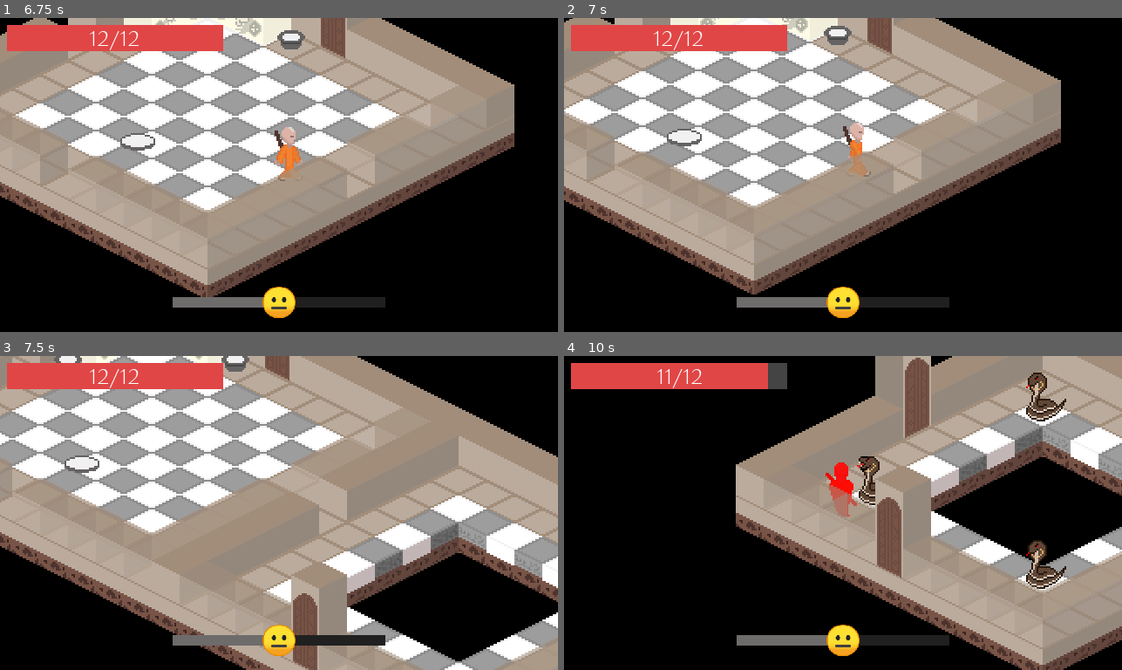
Above: before the commit, frames 1-4 (two rows, left to right).
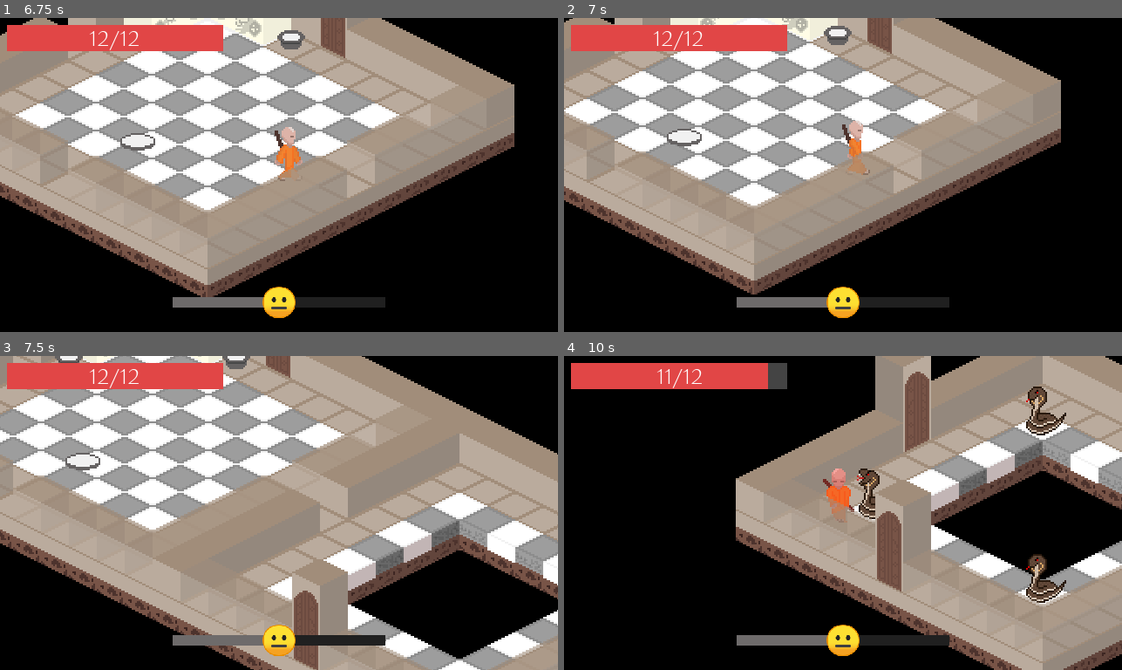
Above: after the commit, the same moments.

Repository: ColmeiaUDESC/gamejaaj6
Game: Godot game, scene res://Cenas/MenuPrincipal.tscn
The game is run twice, just before and just after one commit, with the same random seed, the same clock (stepped at 60 frames per second) and the same inputs.
Inputs (mouse positions are in pixels of both pictures, inside the frame that each line leads up to):
- Up to frame 1 (6.75 s): click "Jogar" at 0.5 s; click "Voltar" at 1.25 s; click "Jogar" at 2 s; click "Save 1" at 2.75 s; click "Novo Jogo" at 3.5 s; click "Novo Jogo" at 4.25 s; tap Enter at 5 s; move the mouse to (401, 159) at 5.02 s; hold D (andar_pra_direita) 5.03-5.78 s; click (401, 159) at 5.1 s; move the mouse to (167, 190) at 5.77 s; hold S (andar_pra_baixo) 5.78-6.53 s; right-click (167, 190) at 5.85 s; move the mouse to (334, 105) at 6.52 s; hold D (andar_pra_direita) from 6.53 s (still down); hold Enter from 6.53 s (still down)
- Up to frame 2 (7 s): keep holding D (andar_pra_direita); keep holding Enter
- Up to frame 3 (7.5 s): move the mouse to (251, 575) at 7.27 s; release D (andar_pra_direita) at 7.28 s; release Enter at 7.28 s; hold W (andar_pra_cima) from 7.28 s (still down); click (251, 575) at 7.35 s
- Up to frame 4 (10 s): move the mouse to (1010, 560) at 8.02 s; release W (andar_pra_cima) at 8.03 s; hold Right mouse button (ataque_purificacao) 8.03-8.78 s; hold A (andar_pra_esquerda) 8.03-9.53 s; move the mouse to (675, 465) at 8.77 s; tap Enter at 8.85 s; move the mouse to (870, 513) at 9.52 s; hold S (andar_pra_baixo) from 9.53 s (still down); click (870, 513) at 9.6 s

Frame 1 is identical in both runs. In frame 2, 0.1% of the frame differs, in the area x 49-55%, y 32-51%; in frame 3, 12%; in frame 4, 23%, in the area x 30-100%, y 0-100%.

Commit message:
Finalizar alterações nas colisões

Diff:
--- a/Instanciaveis/Estados/Inimigo/PrepararAtaque.gd
+++ b/Instanciaveis/Estados/Inimigo/PrepararAtaque.gd
@@ -32,7 +32,11 @@
 	if not timer.is_stopped():
 		movimento = (dir_pulo * velocidade_pulo) * delta
 		movimento = inimigo.move_and_slide(movimento)
-		if raycast.get_collider() == inimigo.jogador and not colidido:
+		var colisor = raycast.get_collider()
+		if not colisor or not "personagem" in raycast.get_collider():
+			return
+		var jogador = colisor.personagem
+		if jogador == inimigo.jogador and not colidido:
 			colidido = true
 			inimigo.jogador.inflige_dano(dano)
 
@@ -42,7 +46,7 @@
 		sprite.disconnect("animation_finished", self, "_ao_animacao_terminar")
 	if timer.is_connected("timeout", self, "_ao_timer_finalizar"):
 		timer.disconnect("timeout", self, "_ao_timer_finalizar")
-	inimigo.setar_colisao(true)
+	inimigo.setar_colisao_jogador(true)
 
 
 func _ao_timer_finalizar():
@@ -58,7 +62,7 @@
 		timer.start()
 		timer.connect("timeout", self, "_ao_timer_finalizar")
 
-		inimigo.setar_colisao(false)
+		inimigo.setar_colisao_jogador(false)
 		raycast.cast_to = dir_pulo * distancia_raycast_dano
 
 		emit_signal("pulo_iniciou")
--- a/Instanciaveis/Inimigos/Cobra.tscn
+++ b/Instanciaveis/Inimigos/Cobra.tscn
@@ -26,14 +26,14 @@
 
 [sub_resource type="SpriteFrames" id=2]
 animations = [ {
+"frames": [ ExtResource( 9 ), ExtResource( 6 ), ExtResource( 8 ), ExtResource( 10 ) ],
+"loop": true,
+"name": "atacando",
+"speed": 5.0
+}, {
 "frames": [ ExtResource( 3 ), ExtResource( 4 ), ExtResource( 5 ), ExtResource( 2 ) ],
 "loop": true,
 "name": "parado",
-"speed": 5.0
-}, {
-"frames": [ ExtResource( 9 ), ExtResource( 6 ), ExtResource( 8 ), ExtResource( 10 ) ],
-"loop": true,
-"name": "atacando",
 "speed": 5.0
 }, {
 "frames": [ ExtResource( 3 ), ExtResource( 4 ), ExtResource( 5 ), ExtResource( 2 ) ],
@@ -57,9 +57,6 @@
 animation = "parado"
 playing = false
 
-[node name="SomAtacar" parent="." index="2"]
-stream = ExtResource( 14 )
-
 [node name="Visao" type="Area2D" parent="." index="3"]
 position = Vector2( 0, -6 )
 collision_layer = 0
@@ -71,7 +68,10 @@
 [node name="OuvinteDeEventos" type="Node" parent="." index="4"]
 script = ExtResource( 12 )
 
-[node name="GerenciadorEstados" parent="." index="7"]
+[node name="SomAtacar" parent="." index="5"]
+stream = ExtResource( 14 )
+
+[node name="GerenciadorEstados" parent="." index="8"]
 estado_inicial = "Padrao"
 
 [node name="Padrao" type="Node" parent="GerenciadorEstados" index="2"]
--- a/Instanciaveis/Inimigos/Inimigo.tscn
+++ b/Instanciaveis/Inimigos/Inimigo.tscn
@@ -1,9 +1,10 @@
-[gd_scene load_steps=12 format=2]
+[gd_scene load_steps=13 format=2]
 
 [ext_resource path="res://Instanciaveis/Scripts/Inimigo.gd" type="Script" id=1]
 [ext_resource path="res://Conteudos/Musicas/Ataques/Padrão/Hit1.wav" type="AudioStream" id=2]
 [ext_resource path="res://Conteudos/Musicas/Ataques/Padrão/Hit5.wav" type="AudioStream" id=3]
 [ext_resource path="res://Instanciaveis/Estados/GerenciadorEstados.tscn" type="PackedScene" id=4]
+[ext_resource path="res://Instanciaveis/Scripts/Hitbox.gd" type="Script" id=5]
 [ext_resource path="res://Instanciaveis/Estados/Inimigo/Aguardo.tscn" type="PackedScene" id=6]
 [ext_resource path="res://Instanciaveis/SpritePersonagem.tscn" type="PackedScene" id=8]
 [ext_resource path="res://Conteudos/Shaders/ShaderPersonagem.shader" type="Shader" id=9]
@@ -42,6 +43,15 @@
 [node name="Colisao" type="CollisionShape2D" parent="."]
 shape = SubResource( 2 )
 
+[node name="Hitbox" type="Area2D" parent="."]
+collision_layer = 64
+collision_mask = 0
+monitoring = false
+script = ExtResource( 5 )
+
+[node name="FormatoColisao" type="CollisionShape2D" parent="Hitbox"]
+shape = SubResource( 3 )
+
 [node name="SomAtacar" type="AudioStreamPlayer2D" parent="."]
 
 [node name="SomDanoOffensivo" type="AudioStreamPlayer2D" parent="."]
@@ -55,11 +65,3 @@
 [node name="Purificado" parent="GerenciadorEstados" instance=ExtResource( 6 )]
 
 [node name="Parado" parent="GerenciadorEstados" instance=ExtResource( 10 )]
-
-[node name="Hitbox" type="Area2D" parent="."]
-collision_layer = 64
-collision_mask = 0
-monitoring = false
-
-[node name="FormatoColisao" type="CollisionShape2D" parent="Hitbox"]
-shape = SubResource( 3 )
--- a/Instanciaveis/Inimigos/Rato.tscn
+++ b/Instanciaveis/Inimigos/Rato.tscn
@@ -38,19 +38,29 @@
 
 [sub_resource type="SpriteFrames" id=2]
 animations = [ {
-"frames": [ ExtResource( 6 ), ExtResource( 4 ) ],
-"loop": true,
-"name": "ataque_frente",
-"speed": 8.0
-}, {
 "frames": [ ExtResource( 22 ) ],
 "loop": true,
 "name": "parado",
 "speed": 5.0
 }, {
+"frames": [ ExtResource( 14 ), ExtResource( 25 ), ExtResource( 21 ), ExtResource( 23 ) ],
+"loop": true,
+"name": "andando_lado",
+"speed": 8.0
+}, {
 "frames": [ ExtResource( 15 ), ExtResource( 6 ), ExtResource( 4 ), ExtResource( 20 ) ],
 "loop": true,
 "name": "andando_frente",
+"speed": 8.0
+}, {
+"frames": [ ExtResource( 25 ), ExtResource( 21 ) ],
+"loop": true,
+"name": "ataque_lado",
+"speed": 8.0
+}, {
+"frames": [ ExtResource( 6 ), ExtResource( 4 ) ],
+"loop": true,
+"name": "ataque_frente",
 "speed": 8.0
 }, {
 "frames": [ ExtResource( 17 ), ExtResource( 10 ), ExtResource( 24 ), ExtResource( 9 ) ],
@@ -58,25 +68,15 @@
 "name": "andando_costas",
 "speed": 8.0
 }, {
+"frames": [ ExtResource( 18 ), ExtResource( 12 ), ExtResource( 13 ), ExtResource( 19 ), ExtResource( 16 ) ],
+"loop": true,
+"name": "carregando_ataque",
+"speed": 10.0
+}, {
 "frames": [ ExtResource( 10 ), ExtResource( 24 ) ],
 "loop": true,
 "name": "ataque_costas",
 "speed": 8.0
-}, {
-"frames": [ ExtResource( 14 ), ExtResource( 25 ), ExtResource( 21 ), ExtResource( 23 ) ],
-"loop": true,
-"name": "andando_lado",
-"speed": 8.0
-}, {
-"frames": [ ExtResource( 25 ), ExtResource( 21 ) ],
-"loop": true,
-"name": "ataque_lado",
-"speed": 8.0
-}, {
-"frames": [ ExtResource( 18 ), ExtResource( 12 ), ExtResource( 13 ), ExtResource( 19 ), ExtResource( 16 ) ],
-"loop": true,
-"name": "carregando_ataque",
-"speed": 10.0
 } ]
 
 [sub_resource type="CircleShape2D" id=5]
@@ -94,24 +94,11 @@
 frames = SubResource( 2 )
 animation = "parado"
 
-[node name="SomAtacar" parent="." index="2"]
-stream = ExtResource( 3 )
-
 [node name="OuvinteDeEventos" type="Node" parent="." index="3"]
 script = ExtResource( 5 )
 
-[node name="Aguardo" parent="GerenciadorEstados" index="0" instance=ExtResource( 2 )]
-
-[node name="AtaquePulo" parent="GerenciadorEstados" index="1" instance=ExtResource( 1 )]
-script = ExtResource( 26 )
-velocidade_pulo = 7000.0
-caminho_raycast = NodePath("../../RayCast2D")
-
-[node name="Timer" type="Timer" parent="GerenciadorEstados/AtaquePulo" index="0"]
-wait_time = 0.5
-one_shot = true
-
-[node name="Seguir" parent="GerenciadorEstados" index="2" instance=ExtResource( 8 )]
+[node name="SomAtacar" parent="." index="4"]
+stream = ExtResource( 3 )
 
 [node name="Visao" type="Area2D" parent="." index="7"]
 position = Vector2( 0, -6 )
@@ -132,12 +119,27 @@
 [node name="RayCast2D" type="RayCast2D" parent="." index="9"]
 enabled = true
 cast_to = Vector2( 0, 0 )
-collision_mask = 2
+collision_mask = 128
+collide_with_areas = true
+collide_with_bodies = false
+
+[node name="Aguardo" parent="GerenciadorEstados" index="0" instance=ExtResource( 2 )]
+
+[node name="AtaquePulo" parent="GerenciadorEstados" index="1" instance=ExtResource( 1 )]
+script = ExtResource( 26 )
+velocidade_pulo = 7000.0
+caminho_raycast = NodePath("../../RayCast2D")
+
+[node name="Timer" type="Timer" parent="GerenciadorEstados/AtaquePulo" index="0"]
+wait_time = 0.5
+one_shot = true
+
+[node name="Seguir" parent="GerenciadorEstados" index="2" instance=ExtResource( 8 )]
 
 [connection signal="animation_finished" from="Sprite" to="." method="_on_Sprite_animation_finished"]
-[connection signal="pulo_finalizou" from="GerenciadorEstados/AtaquePulo" to="OuvinteDeEventos" method="_on_AtaquePulo_pulo_finalizou"]
-[connection signal="pulo_iniciou" from="GerenciadorEstados/AtaquePulo" to="SomAtacar" method="play"]
 [connection signal="body_entered" from="Visao" to="OuvinteDeEventos" method="_on_Visao_body_entered"]
 [connection signal="body_exited" from="Visao" to="OuvinteDeEventos" method="_on_Visao_body_exited"]
 [connection signal="body_entered" from="Area_de_ataque" to="OuvinteDeEventos" method="_on_Area_de_ataque_body_entered"]
 [connection signal="body_exited" from="Area_de_ataque" to="OuvinteDeEventos" method="_on_Area_de_ataque_body_exited"]
+[connection signal="pulo_finalizou" from="GerenciadorEstados/AtaquePulo" to="OuvinteDeEventos" method="_on_AtaquePulo_pulo_finalizou"]
+[connection signal="pulo_iniciou" from="GerenciadorEstados/AtaquePulo" to="SomAtacar" method="play"]
--- a/Instanciaveis/Jogador.tscn
+++ b/Instanciaveis/Jogador.tscn
@@ -28,7 +28,11 @@
 [ext_resource path="res://Assets/Sprites/Monk/monk13.png" type="Texture" id=26]
 [ext_resource path="res://Assets/Sprites/Monk/monk16.png" type="Texture" id=27]
 [ext_resource path="res://Assets/Sprites/Monk/monk17.png" type="Texture" id=28]
+[ext_resource path="res://Instanciaveis/Scripts/Hitbox.gd" type="Script" id=29]
 [ext_resource path="res://Assets/Sprites/Monk/monk20.png" type="Texture" id=30]
+
+[sub_resource type="CircleShape2D" id=7]
+radius = 7.0
 
 [sub_resource type="ShaderMaterial" id=1]
 resource_local_to_scene = true
@@ -46,6 +50,16 @@
 "name": "parado",
 "speed": 5.0
 }, {
+"frames": [ ExtResource( 26 ), ExtResource( 24 ) ],
+"loop": true,
+"name": "atacando_frente",
+"speed": 8.0
+}, {
+"frames": [ ExtResource( 22 ), ExtResource( 18 ), ExtResource( 14 ), ExtResource( 2 ) ],
+"loop": true,
+"name": "andando_lado",
+"speed": 5.0
+}, {
 "frames": [ ExtResource( 28 ), ExtResource( 20 ) ],
 "loop": true,
 "name": "atacando_costas",
@@ -61,24 +75,14 @@
 "name": "atacando_lado",
 "speed": 8.0
 }, {
-"frames": [ ExtResource( 19 ), ExtResource( 12 ), ExtResource( 13 ), ExtResource( 12 ) ],
-"loop": true,
-"name": "andando_costas",
-"speed": 5.0
-}, {
 "frames": [ ExtResource( 25 ), ExtResource( 30 ) ],
 "loop": true,
 "name": "rezando",
 "speed": 3.0
 }, {
-"frames": [ ExtResource( 26 ), ExtResource( 24 ) ],
-"loop": true,
-"name": "atacando_frente",
-"speed": 8.0
-}, {
-"frames": [ ExtResource( 22 ), ExtResource( 18 ), ExtResource( 14 ), ExtResource( 2 ) ],
-"loop": true,
-"name": "andando_lado",
+"frames": [ ExtResource( 19 ), ExtResource( 12 ), ExtResource( 13 ), ExtResource( 12 ) ],
+"loop": true,
+"name": "andando_costas",
 "speed": 5.0
 } ]
 
@@ -153,8 +157,17 @@
 velocidade = 3000.0
 
 [node name="Colisao" type="CollisionPolygon2D" parent="."]
-position = Vector2( 0, -4 )
 polygon = PoolVector2Array( -4, 4, -8, 2, -8, -1, 0, -2, 8, -1, 8, 1, 4, 4 )
+
+[node name="Hitbox" type="Area2D" parent="."]
+position = Vector2( 0, -5 )
+collision_layer = 128
+collision_mask = 0
+monitoring = false
+script = ExtResource( 29 )
+
+[node name="FormatoColisao" type="CollisionShape2D" parent="Hitbox"]
+shape = SubResource( 7 )
 
 [node name="Sprite" parent="." instance=ExtResource( 6 )]
 material = SubResource( 1 )
--- a/Instanciaveis/Projeteis/Projetil.gd
+++ b/Instanciaveis/Projeteis/Projetil.gd
@@ -14,7 +14,7 @@
 	var sprite := $DeslocamentoSprite/Sprite
 
 	var flipar = abs(direcao.angle()) >= PI * .5
-	deslocamento_sprite.rotation = direcao.angle() + (PI * .5 if flipar else 0)
+	deslocamento_sprite.rotation = direcao.angle() + (PI * .5 if flipar else .0)
 	sprite.flip_h = flipar
 
 	sprite.play("default")
@@ -29,10 +29,10 @@
 		queue_free()
 
 
-func _on_Projetil_body_entered(body: PhysicsBody2D):
-	if body.has_method("inflige_dano"):
-		emit_signal("acertou_inimigo", body)
-		body.inflige_dano(dano, atirador)
-		if body.has_method("inflingir_empurrao"):
-			body.inflingir_empurrao(global_position.direction_to(body.global_position) * forca_empurrao)
+func _ao_colidir(colisor: CollisionObject2D) -> void:
+	if "personagem" in colisor:
+		var personagem = colisor.personagem
+		emit_signal("acertou_inimigo", personagem)
+		personagem.inflige_dano(dano, atirador)
+		personagem.inflingir_empurrao(global_position.direction_to(personagem.global_position) * forca_empurrao)
 	queue_free()
--- a/Instanciaveis/Projeteis/Projetil.tscn
+++ b/Instanciaveis/Projeteis/Projetil.tscn
@@ -20,4 +20,5 @@
 [node name="Sombra" type="Sprite" parent="."]
 texture = ExtResource( 2 )
 
-[connection signal="body_entered" from="." to="." method="_on_Projetil_body_entered"]
+[connection signal="area_entered" from="." to="." method="_ao_colidir"]
+[connection signal="body_entered" from="." to="." method="_ao_colidir"]
--- a/Instanciaveis/Projeteis/ProjetilPurificacao.gd
+++ b/Instanciaveis/Projeteis/ProjetilPurificacao.gd
@@ -1,10 +1,10 @@
 extends "res://Instanciaveis/Projeteis/Projetil.gd"
 
 
-func _on_Projetil_body_entered(body: PhysicsBody2D) -> void:
-	if body.has_method("purificar"):
-		emit_signal("acertou_inimigo", body)
-		body.purificar(dano, atirador)
-		if body.has_method("inflingir_empurrao"):
-			body.inflingir_empurrao(global_position.direction_to(body.global_position) * forca_empurrao)
+func _ao_colidir(colisor: CollisionObject2D) -> void:
+	if "personagem" in colisor:
+		var personagem = colisor.personagem
+		emit_signal("acertou_inimigo", personagem)
+		personagem.purificar(dano, atirador)
+		personagem.inflingir_empurrao(global_position.direction_to(personagem.global_position) * forca_empurrao)
 	queue_free()
--- a/Instanciaveis/Projeteis/ProjetilVeneno.tscn
+++ b/Instanciaveis/Projeteis/ProjetilVeneno.tscn
@@ -28,7 +28,7 @@
 } ]
 
 [node name="Projetil" instance=ExtResource( 1 )]
-collision_mask = 3
+collision_mask = 129
 alcance = 256.0
 velocidade = 128.0
 
--- /dev/null
+++ b/Instanciaveis/Scripts/Hitbox.gd
@@ -0,0 +1,3 @@
+extends Area2D
+
+onready var personagem = get_parent()
--- a/Instanciaveis/Scripts/Inimigo.gd
+++ b/Instanciaveis/Scripts/Inimigo.gd
@@ -16,6 +16,7 @@
 
 var BIT_CAMADA_COLIDE := 2
 var BIT_CAMADA_ATRAVESSA := 6
+var BIT_MASCARA_JOGADOR := 1
 
 var _velocidade_empurrao: Vector2 = Vector2()
 
@@ -110,8 +111,9 @@
 	return "lado"
 
 func setar_colisao_jogador(colidir: bool):
-	set_collision_mask_bit(BIT_CAMADA_COLIDE, bool(colidir))
-	set_collision_mask_bit(BIT_CAMADA_ATRAVESSA, not bool(colidir))
+	set_collision_layer_bit(BIT_CAMADA_COLIDE, bool(colidir))
+	set_collision_layer_bit(BIT_CAMADA_ATRAVESSA, not bool(colidir))
+	set_collision_mask_bit(BIT_MASCARA_JOGADOR, bool(colidir))
 
 func gerenciar_animacoes_movimento() -> void:
 	if direcao.length() > 0:
--- a/Instanciaveis/Scripts/Jogador.gd
+++ b/Instanciaveis/Scripts/Jogador.gd
@@ -143,11 +143,18 @@
 func _gerenciar_ataque_offensivo() -> void:
 	if $Ataque.atacando:
 		for corpo in $Ataque.get_overlapping_areas():
-			if corpo.has_method("inflige_dano") and not _inimigos_ja_danificados.has(corpo):
-				_connectar_eventos_inimigo(corpo)
-				corpo.inflige_dano(dano_ofensivo, self)
-				corpo.inflingir_empurrao(global_position.direction_to(corpo.global_position) * forca_empurrao_offensivo)
-				_inimigos_ja_danificados.append(corpo)
+			if not "personagem" in corpo:
+				continue
+
+			var inimigo = corpo.personagem
+
+			if _inimigos_ja_danificados.has(inimigo):
+				continue
+
+			_connectar_eventos_inimigo(inimigo)
+			inimigo.inflige_dano(dano_ofensivo, self)
+			inimigo.inflingir_empurrao(global_position.direction_to(inimigo.global_position) * forca_empurrao_offensivo)
+			_inimigos_ja_danificados.append(inimigo)
 
 	if not Input.is_action_just_pressed("ataque_offensivo") or $Ataque.atacando:
 		return
--- a/project.godot
+++ b/project.godot
@@ -110,6 +110,7 @@
 2d_physics/layer_5="chao"
 2d_physics/layer_6="inimigo-atravessa"
 2d_physics/layer_7="hitbox-inimigo"
+2d_physics/layer_8="hitbox-jogador"
 
 [physics]
 
Not shown: 1 places in Instanciaveis/Jogador.tscn that only renumber resources
